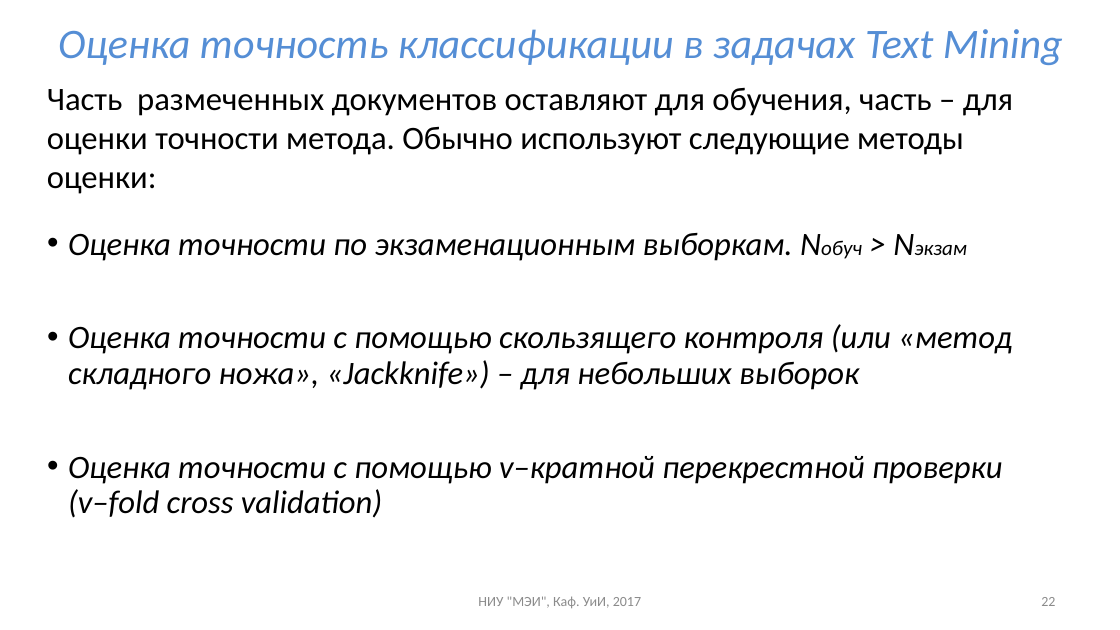
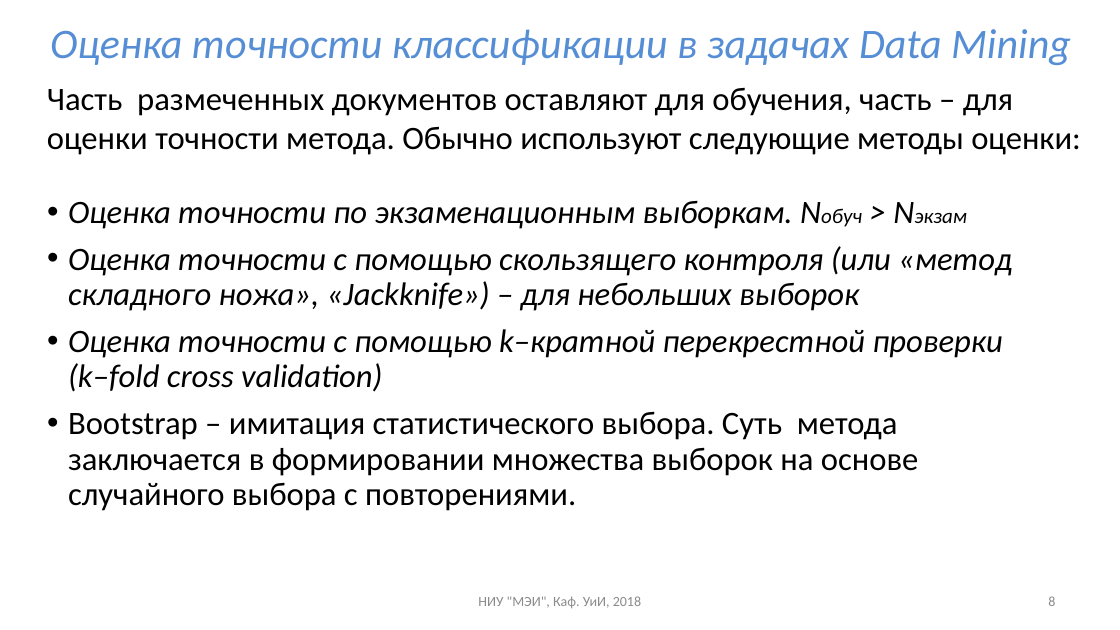
Before and after one commit to uii-mpei/uii-mpei.github.io, a slide deck: slide 8 of study/courses/iis/IIS_lec_2.pptx (slide 22 before the commit). Drawn at 1120x630 pixels with LibreOffice and Linux fonts; fonts in the diff are those of the drawing. Boxes give left, top, right and bottom in pixels: in the first picture for what was removed or moved away, otherwise in the second. Text is boxed around its words. In the diff, an @@ line names an element or a change of style, - is before the commit and + after.

```diff
--- a/study/courses/iis/IIS_lec_2.pptx
+++ b/study/courses/iis/IIS_lec_2.pptx
@@ title at (x1=50, y1=29, x2=1071, y2=65): text changed @@
-Оценка точность классификации в задачах Text Mining
+Оценка точности классификации в задачах Data Mining
@@ text "Часть размеченных документов оставляют для ..." rewrapped from (x1=47, y1=88, x2=1013, y2=194) to (x1=47, y1=88, x2=1081, y2=155) @@
@@ text "Оценка точности по экзаменационным выборкам. ..." moved from (x1=68, y1=233, x2=1012, y2=518) to (x1=68, y1=201, x2=1012, y2=511) @@
@@ text at (x1=68, y1=329, x2=1003, y2=511): text changed; italic off @@
-• Оценка точности с помощью v–кратной перекрестной проверки (v–fold cross validation)
+• Оценка точности с помощью k–кратной перекрестной проверки (k–fold cross validation)
+• Bootstrap – имитация статистического выбора. Суть метода заключается в формировании множества выборок на основе случайного выбора с повторениями.
@@ text at (x1=478, y1=596, x2=641, y2=608): text changed @@
-НИУ "МЭИ", Каф. УиИ, 2017
+НИУ "МЭИ", Каф. УиИ, 2018
@@ page number at (x1=1048, y1=596, x2=1055, y2=606): text changed @@
-22
+8
```
Also in this commit, not shown: 7 other slides changed, 7 slides added, 15 slides removed, 2 other files.
